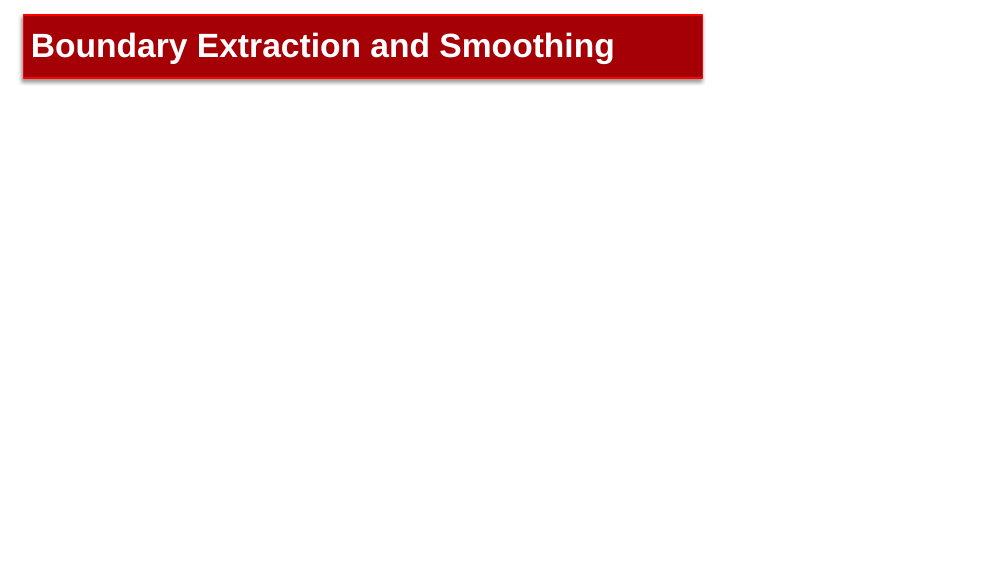
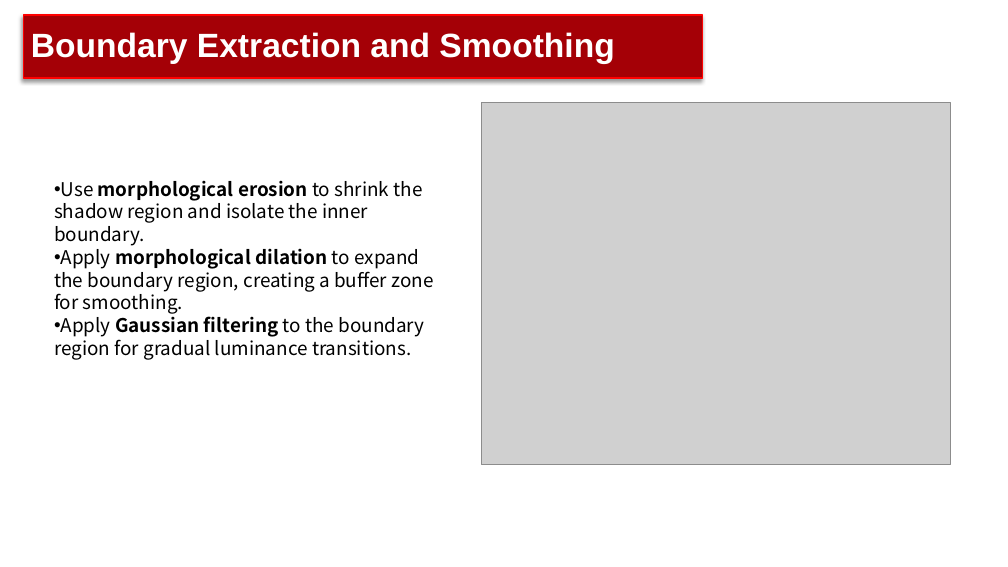
Before and after one commit to RealJustinNi/CS270-Digitial-Image-Processing-Project, a slide deck: slide 6 of DIP2024_Group2_pre.pptx. Drawn at 1008x567 pixels with LibreOffice and Linux fonts; fonts in the diff are those of the drawing; grey boxes stand for pictures; background and template pictures are left out. Boxes give left, top, right and bottom in pixels: in the first picture for what was removed or moved away, otherwise in the second. Text is boxed around its words. In the diff, an @@ line names an element or a change of style, - is before the commit and + after.

```diff
--- a/DIP2024_Group2_pre.pptx
+++ b/DIP2024_Group2_pre.pptx
@@ picture added at [481,102,951,464] @@
@@ text added at [54,180,433,360], 18 pt, text #000000 @@
+• Use morphological erosion to shrink the shadow region and isolate the inner boundary.
+• Apply morphological dilation to expand the boundary region, creating a buffer zone for smoothing.
+• Apply Gaussian filtering to the boundary region for gradual luminance transitions.
```
Also in this commit, not shown: 2 other slides changed, 3 slides added, 4 slides removed, 1 other file.
